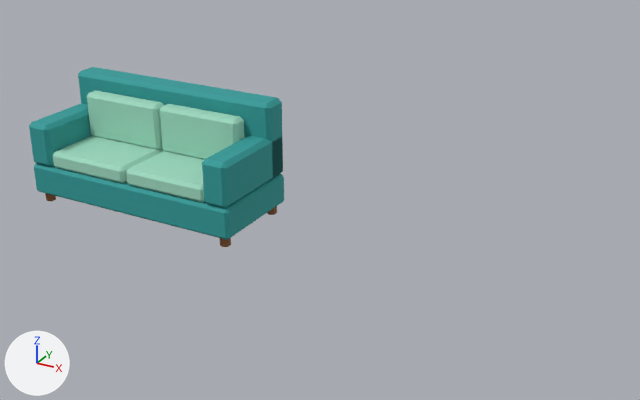
A saved change to the Blender file assets/blend/FUR_Couch.blend.
The view is the same before and after, from a 50 mm camera at (15.9, -18.96, 10.84) aimed at (5.36, 0.22, 1.25). Lighting does not change. The marker at lower left points along +X, +Y and +Z. The picture after the commit comes second.

The first picture shows 'FUR_Couch'.
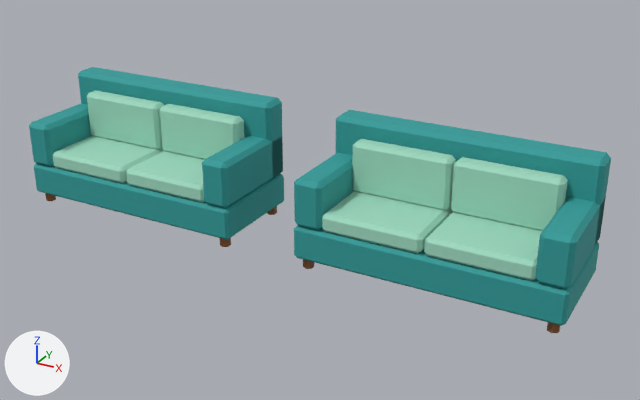
Edits to the bpy script that builds the scene:
```text
Add me_fur_couch_frac_5:
    me_fur_couch_frac_5.from_pydata(...)  # 89 vertices, 69 faces; spans x -0.6..3.02, y -0.01..1.5, z 0.3..3.5
    me_fur_couch_frac_5.materials.append(mat_md_palette)  # picture img_palette
Add me_fur_couch_frac_4:
    me_fur_couch_frac_4.from_pydata(...)  # 106 vertices, 89 faces; spans x 0.8..3.5, y -1.1..1.5, z 0.0..3.5
    me_fur_couch_frac_4.materials.append(mat_md_palette)  # picture img_palette
Add me_fur_couch_frac_3:
    me_fur_couch_frac_3.from_pydata(...)  # 98 vertices, 78 faces; spans x -0.22..3.5, y -1.5..1.43, z 0.0..2.5
    me_fur_couch_frac_3.materials.append(mat_md_palette)  # picture img_palette
Add me_fur_couch_frac_2:
    me_fur_couch_frac_2.from_pydata(...)  # 114 vertices, 84 faces; spans x -3.5..0.46, y -1.5..1.5, z 0.0..2.47
    me_fur_couch_frac_2.materials.append(mat_md_palette)  # picture img_palette
Add me_fur_couch_frac_1:
    me_fur_couch_frac_1.from_pydata(...)  # 109 vertices, 96 faces; spans x -3.5..-0.14, y -1.5..1.5, z 0.3..3.5
    me_fur_couch_frac_1.materials.append(mat_md_palette)  # picture img_palette
Add ob_fur_couch_frac_5:
    ob_fur_couch_frac_5 = bpy.data.objects.new('FUR_Couch_Frac_5', me_fur_couch_frac_5)
    ob_fur_couch_frac_5.location = (9.0, 0.0, 0.0)
Add ob_fur_couch_frac_4:
    ob_fur_couch_frac_4 = bpy.data.objects.new('FUR_Couch_Frac_4', me_fur_couch_frac_4)
    ob_fur_couch_frac_4.location = (9.0, 0.0, 0.0)
Add ob_fur_couch_frac_3:
    ob_fur_couch_frac_3 = bpy.data.objects.new('FUR_Couch_Frac_3', me_fur_couch_frac_3)
    ob_fur_couch_frac_3.location = (9.0, 0.0, 0.0)
Add ob_fur_couch_frac_2:
    ob_fur_couch_frac_2 = bpy.data.objects.new('FUR_Couch_Frac_2', me_fur_couch_frac_2)
    ob_fur_couch_frac_2.location = (9.0, 0.0, 0.0)
Add ob_fur_couch_frac_1:
    ob_fur_couch_frac_1 = bpy.data.objects.new('FUR_Couch_Frac_1', me_fur_couch_frac_1)
    ob_fur_couch_frac_1.location = (9.0, 0.0, 0.0)
```

Location of each change, [x1, y1, x2, y2] in pixels of the pictures (640 x 400 px):
'FUR_Couch_Frac_3', added
    after: [414, 213, 591, 333]
'FUR_Couch_Frac_1', added
    after: [294, 110, 448, 233]
'FUR_Couch_Frac_4', added
    after: [483, 139, 611, 279]
'FUR_Couch_Frac_2', added
    after: [294, 181, 453, 291]
'FUR_Couch_Frac_5', added
    after: [433, 126, 526, 225]
